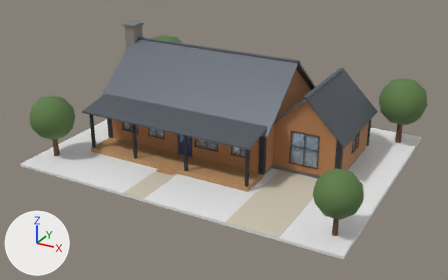
Two versions of the glTF model public/samples/ar-project-viewer/models/farmhouse-cedar.glb, one commit apart.
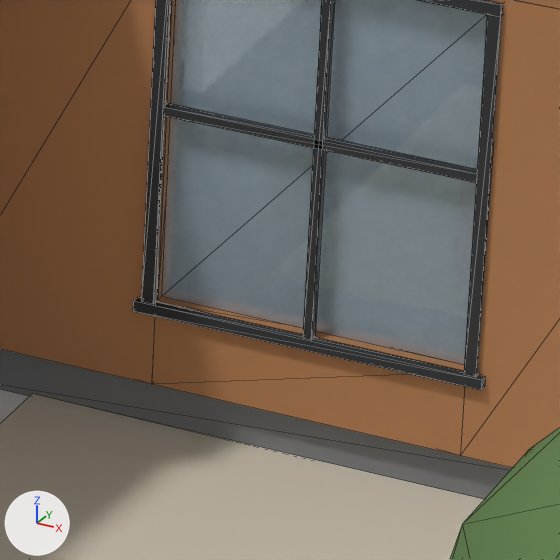
The first picture shows the older version from a 50 mm lens placed at (0.375, -0.701, 0.367), pointed at (0.002, -0.023, 0.028). The close-ups show the older and then the newer version on the part from 62% to 72% of the width and 49% to 66% of the height of that picture. Only the edits that show in the close-ups are written down. The lights are fixed; the arrows at lower left show +X, +Y and +Z. The close-ups show mesh edges as thin lines. Where no turn or scale is listed for an object, it has been applied to the vertices. Vertices at exactly the same position are counted once.

The first close-up shows 'foundation', 'frame', 'glass', 'gravel', 'leaves', 'siding', 'trim' and 2 more.
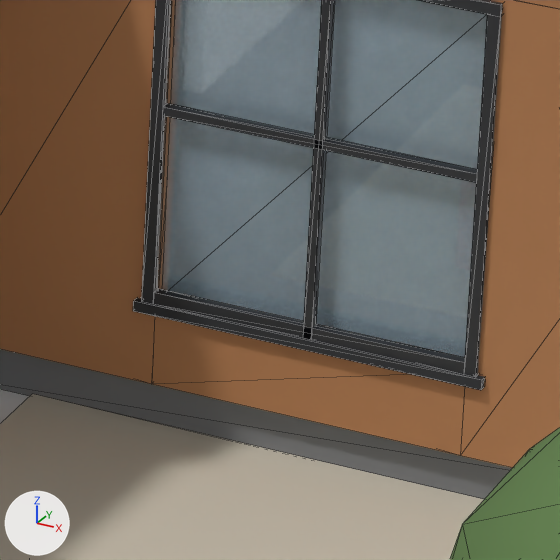
Edits to the scene script, one JSON object a line:
```json
{"block": "me_mesh_9", "where": "# used by ob_frame; location = (-0.045, 0.025, 0.0036)"}
{"op": "remove", "block": "me_mesh_9", "code": "me_mesh_9.from_pydata(...)  # 468 vertices, 756 faces; spans x -0.123..0.213, y -0.083..0.083, z 0.006..0.059"}
{"op": "add", "block": "me_mesh_9", "code": "me_mesh_9.from_pydata(...)  # 890 vertices, 1476 faces; spans x -0.123..0.213, y -0.083..0.083, z 0.006..0.059"}
{"block": "me_mesh_9", "change": "me_mesh_9 part 1: a new loose piece, a box spanning x 0.147..0.183, y -0.0526..-0.0514, z 0.016..0.0174, in mat_material_9 (dark grey #2a2c30)"}
{"block": "me_mesh_9", "change": "other edits to the shape of me_mesh_9 do not show in these pictures"}
```

What differs and where, as boxes [x1, y1, x2, y2] in the close-ups (560 x 560 px):
```json
{"part": 1, "of": "me_mesh_9", "change": "added", "after": [153, 289, 465, 375]}
```
